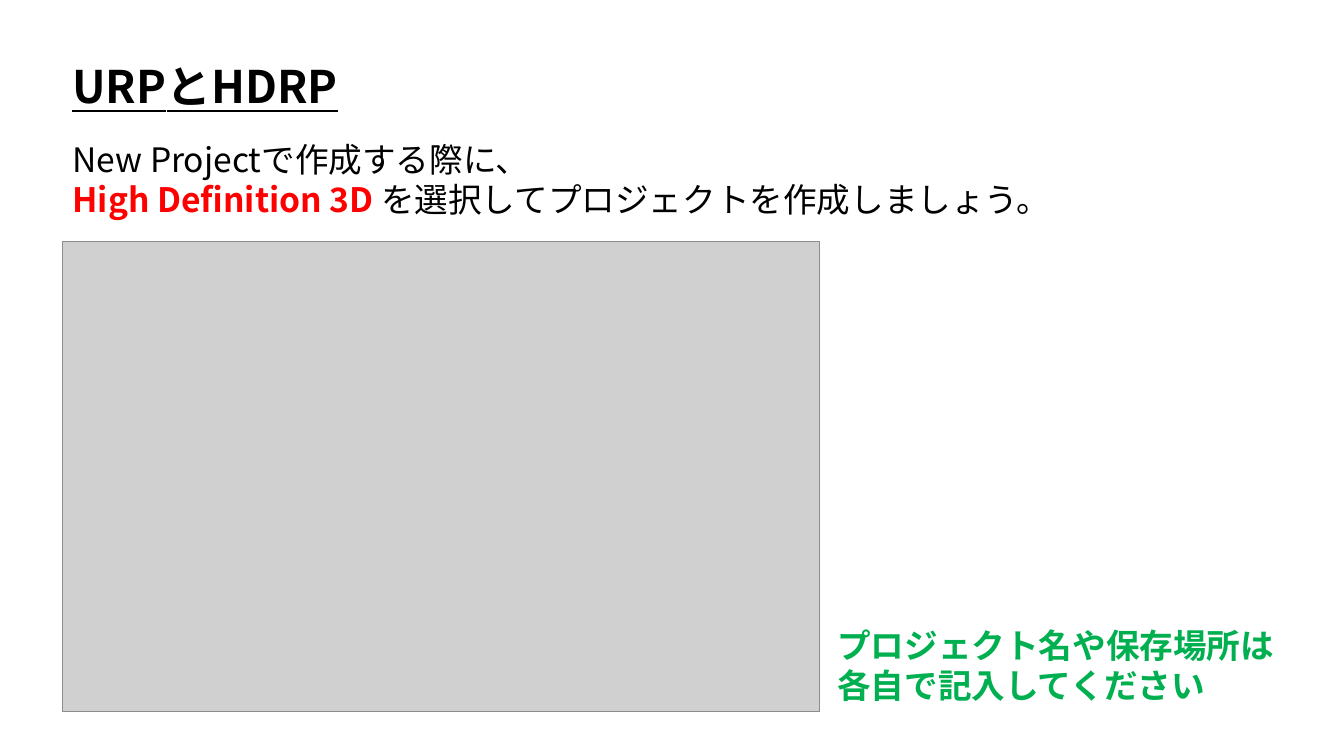
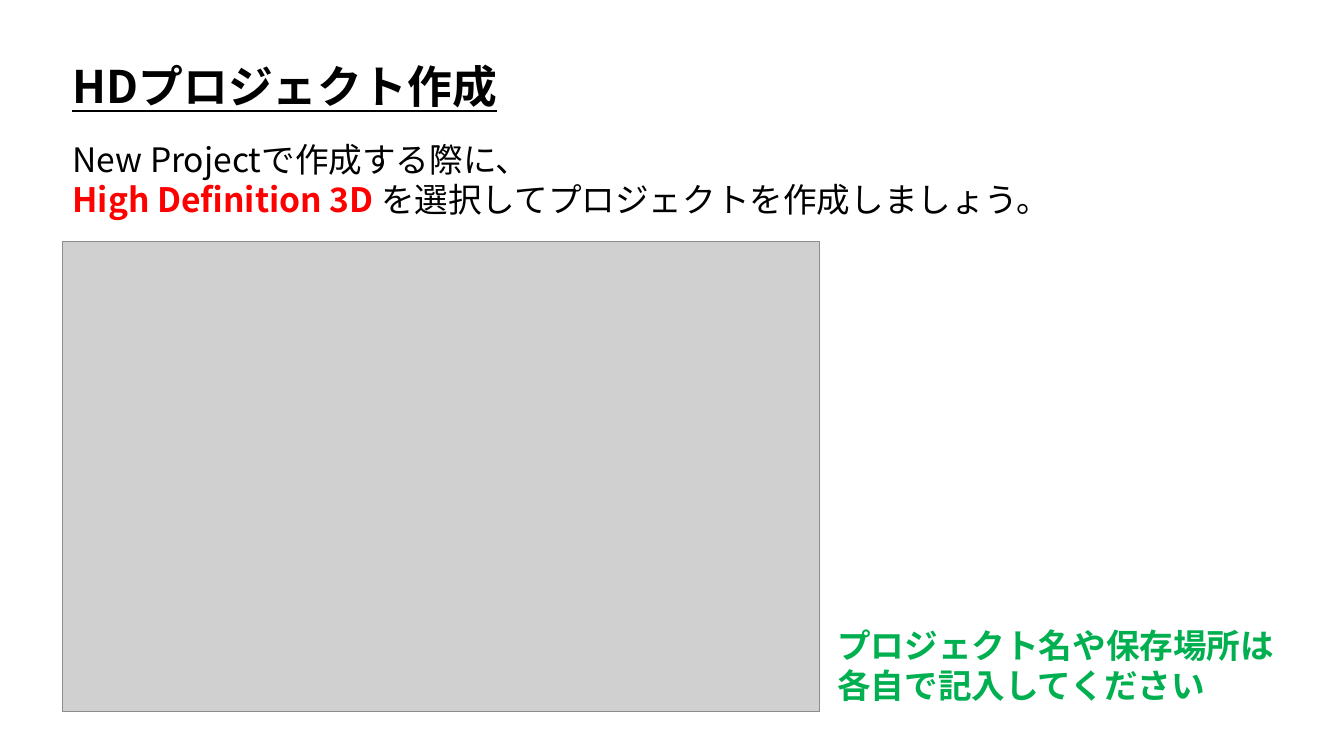
Before and after one commit to ArakiYusuke-Ohara/Textbook, a slide deck: slide 2 of ゲーム科2年/00_前期/ゲームエンジンⅢ/Unity_HDRP/01_HDプロジェクト作成.pptx. Drawn at 1344x756 pixels with LibreOffice and Linux fonts; fonts in the diff are those of the drawing; grey boxes stand for pictures. Boxes give left, top, right and bottom in pixels: in the first picture for what was removed or moved away, otherwise in the second. Text is boxed around its words. In the diff, an @@ line names an element or a change of style, - is before the commit and + after.

```diff
--- a/ゲーム科2年/00_前期/ゲームエンジンⅢ/Unity_HDRP/01_HDプロジェクト作成.pptx
+++ b/ゲーム科2年/00_前期/ゲームエンジンⅢ/Unity_HDRP/01_HDプロジェクト作成.pptx
@@ text at bbox=[72, 64, 497, 112]: text changed @@
-URPとHDRP
+HDプロジェクト作成
```
Also in this commit, not shown: 3 other slides changed, 12 other files.
